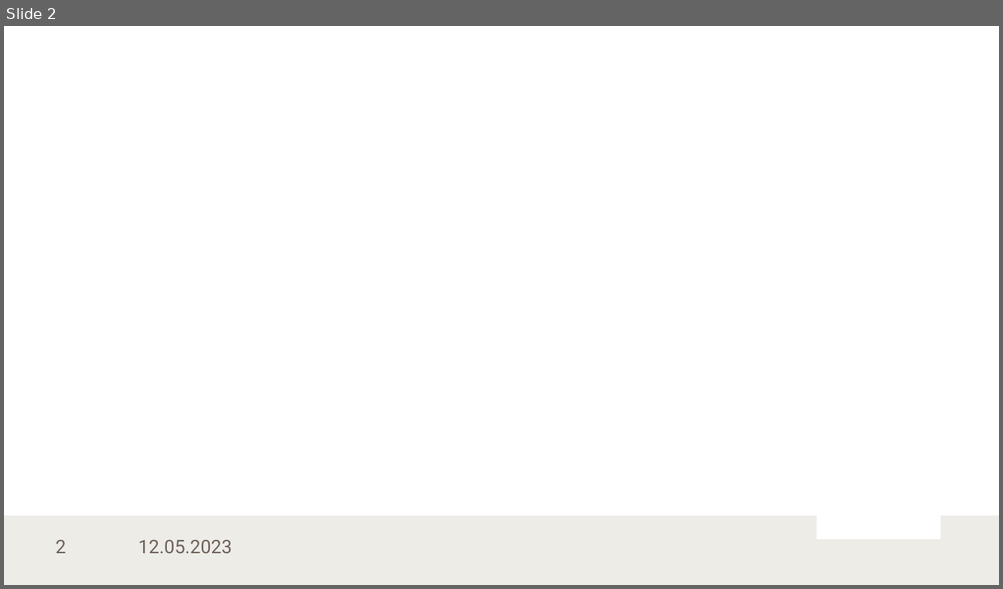
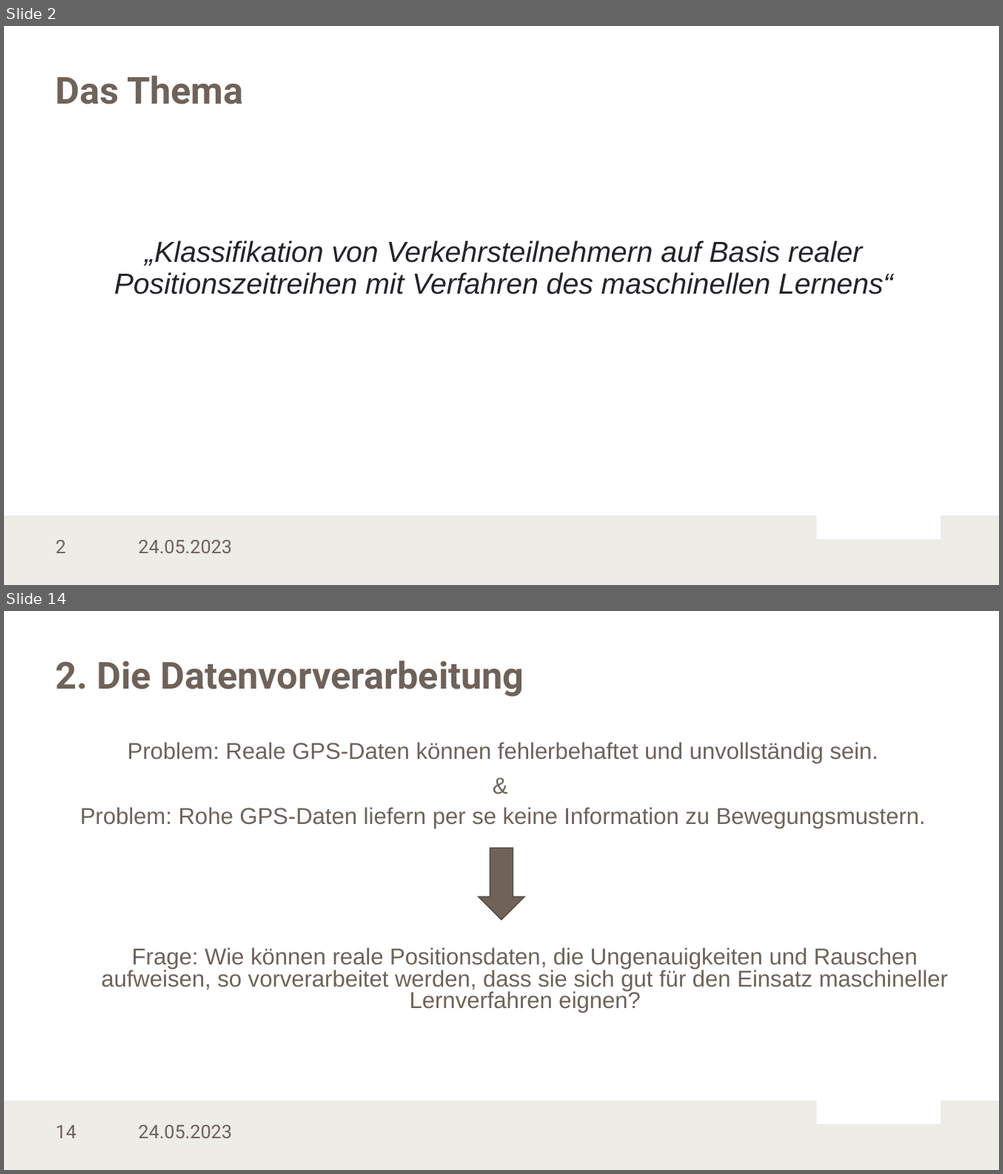
Before and after one commit to LennartKoepper/Bachelor-Thesis, a slide deck: Seminar/Bachelorseminar_25-04-2023.pptx. Shown one above the other, each under a label of ours: slide 2 before the commit, slides 2 and 14 after it; the slides between them are not shown. The pictures are 1003x589 and 1003x1174 pixels, drawn with LibreOffice and Linux fonts; fonts in the diff are those of the drawing; background and template pictures are left out. Boxes give left, top, right and bottom in pixels: in the first picture for what was removed or moved away, otherwise in the second. Text is boxed around its words. In the diff, an @@ line names an element or a change of style, - is before the commit and + after.

```diff
--- a/Seminar/Bachelorseminar_25-04-2023.pptx
+++ b/Seminar/Bachelorseminar_25-04-2023.pptx
@@ slide 14 added at (x1=4, y1=611, x2=999, y2=1170), background #FFFFFF; not listed: 3 template elements that a slide beside it also shows @@
@@ title added at (x1=56, y1=661, x2=524, y2=697), 36 pt, text #6F6259, bold @@
+2. Die Datenvorverarbeitung
@@ text added at (x1=128, y1=742, x2=879, y2=763), 22.2 pt, text #6F6259 @@
+Problem: Reale GPS-Daten können fehlerbehaftet und unvollständig sein.
@@ text added at (x1=80, y1=807, x2=925, y2=829), 22.2 pt, text #6F6259 @@
+&
+Problem: Rohe GPS-Daten liefern per se keine Information zu Bewegungsmustern.
@@ down arrow added at (x1=478, y1=849, x2=525, y2=920), fill #6F6259, outline #524942 1 pt @@
@@ text added at (x1=101, y1=948, x2=948, y2=1014), 22.2 pt, text #6F6259 @@
+Frage: Wie können reale Positionsdaten, die Ungenauigkeiten und Rauschen aufweisen, so vorverarbeitet werden, dass sie sich gut für den Einsatz maschineller Lernverfahren eignen?
@@ text added at (x1=138, y1=1125, x2=232, y2=1139), 18 pt, text #6F6259 @@
+24.05.2023
@@ slide 2 changed as well @@
@@ title added at (x1=56, y1=76, x2=243, y2=104), 36 pt, text #6F6259, bold @@
+Das Thema
@@ text added at (x1=114, y1=241, x2=893, y2=295), 28 pt, text #212529, italic @@
+„Klassifikation von Verkehrsteilnehmern auf Basis realer Positionszeitreihen mit Verfahren des maschinellen Lernens“
@@ text at (x1=138, y1=540, x2=232, y2=554): text changed @@
-12.05.2023
+24.05.2023
```
Also in this commit, not shown: 1 other slide changed, 18 other slides added, 2 other files.
